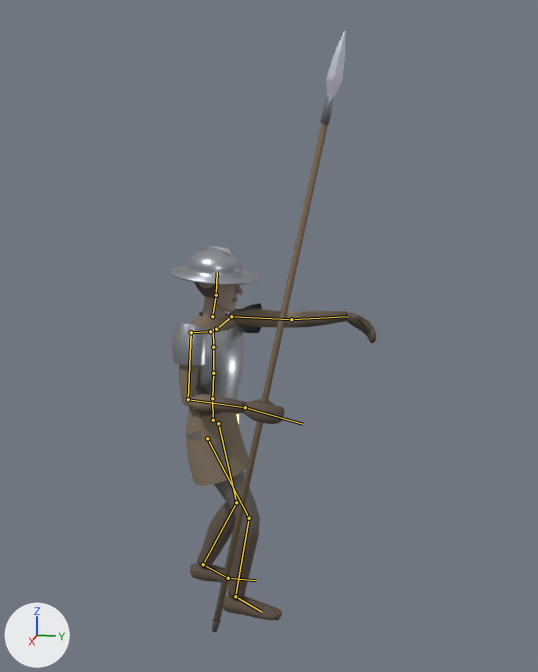
A saved change to the glTF model assets/models/characters/guard.glb.
Both versions are drawn from a 50 mm camera at (3.21, 0.9, 2.16) aimed at (0.05, 0.27, 1.37). Arrows for +X, +Y and +Z are at lower left; the lights stay in place. The picture after the commit comes second. Both versions are drawn at frame 5 of the action 'pull'; the numbers are the values there. The bones that change, and the others that lie on the model, are drawn over the model as lines.

Names of what the first picture shows: 'Guard'.
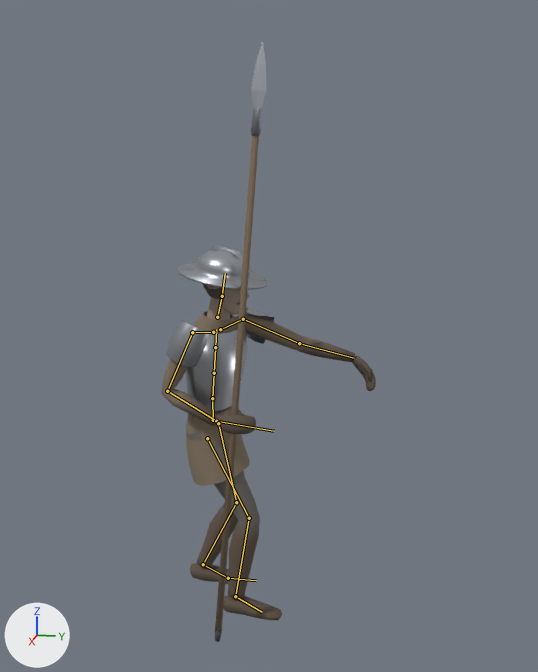
What differs and where, as boxes [x1, y1, x2, y2] in the pictures (538 x 672 px):
'Guard', posed
    before: [169, 31, 376, 632]
    after: [161, 41, 376, 642]
bone 'Spine', root to tip
    before: (212, 398) to (213, 373)
    after: (212, 398) to (214, 373)
bone 'Chest', root to tip
    before: (213, 373) to (213, 347)
    after: (214, 373) to (215, 347)
bone 'UpperChest', root to tip
    before: (213, 347) to (213, 329)
    after: (215, 347) to (216, 329)
bone 'RightUpperArm', root to tip
    before: (191, 332) to (188, 399)
    after: (192, 332) to (167, 391)
bone 'RightHand', root to tip
    before: (245, 407) to (303, 424)
    after: (216, 421) to (274, 431)
bone 'LeftShoulder', root to tip
    before: (216, 329) to (231, 316)
    after: (220, 329) to (243, 319)
bone 'LeftUpperArm', root to tip
    before: (231, 316) to (291, 319)
    after: (243, 319) to (299, 343)
bone 'LeftLowerArm', root to tip
    before: (291, 319) to (347, 316)
    after: (299, 343) to (354, 358)

The change in detail:
Bone 'Spine' (bone_spine) turns from (1, -4, 0) to (3, -5, 0) degrees about its own x, y and z.
Bone 'Chest' (bone_chest) turns from (2, -5, 0) to (3, -6, 0) degrees about its own x, y and z.
Bone 'UpperChest' (bone_upperchest) turns from (2, -5, 0) to (3, -6, -1) degrees about its own x, y and z.
Bone 'RightUpperArm' (bone_rightupperarm) turns from (8, -8, 30) to (-10, -11, 32) degrees about its own x, y and z.
Bone 'RightHand' (bone_righthand) turns from (-8, 0, 0) to (22, 0, 0) degrees about its own x, y and z.
Bone 'LeftShoulder' (bone_leftshoulder) turns from (0, 0, 0) to (0, -2, -10) degrees about its own x, y and z.
Bone 'LeftUpperArm' (bone_leftupperarm) turns from (97, -9, -44) to (80, -25, -38) degrees about its own x, y and z.
Bone 'LeftLowerArm' (bone_leftlowerarm) turns from (0, 0, 0) to (2, 0, 0) degrees about its own x, y and z.
